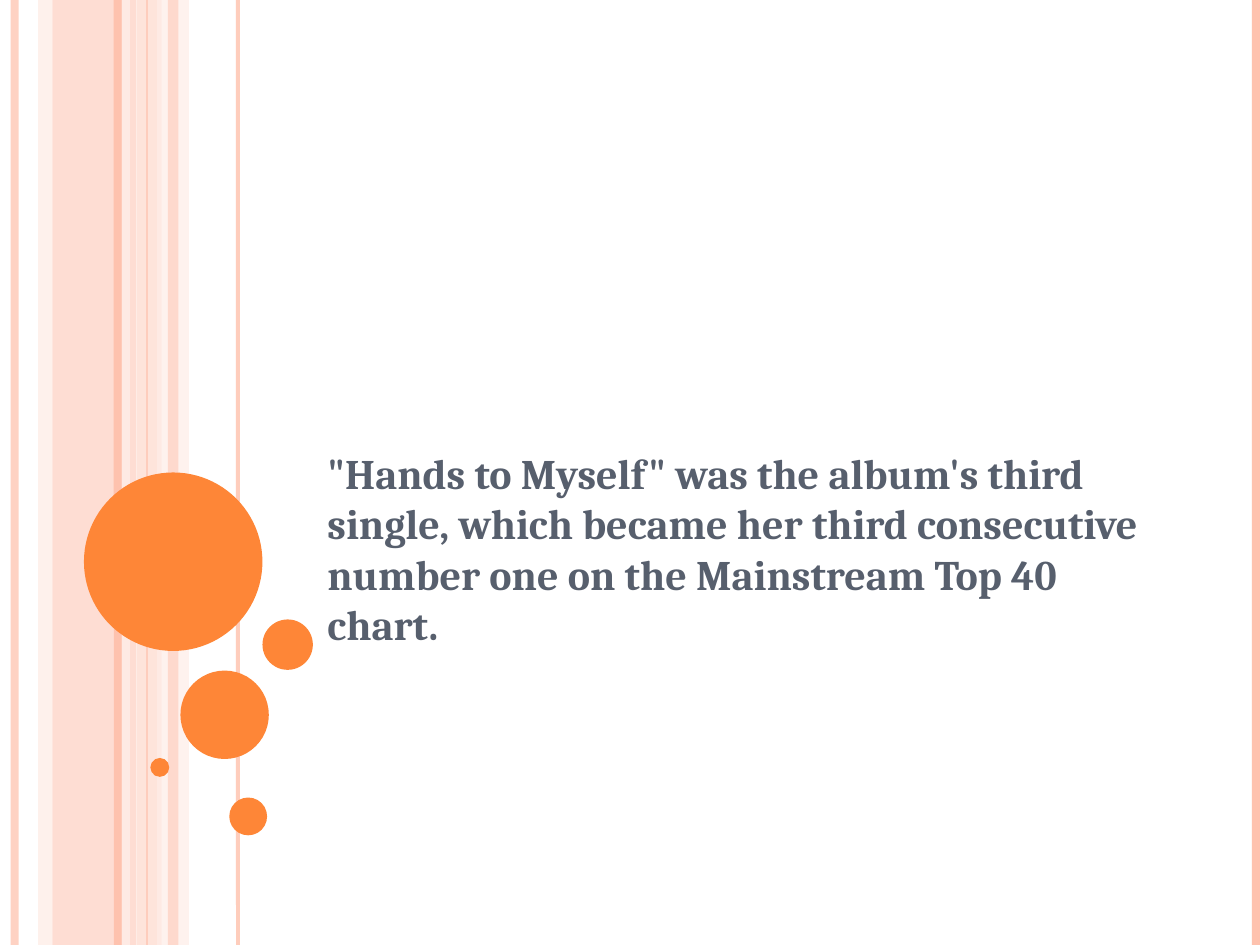
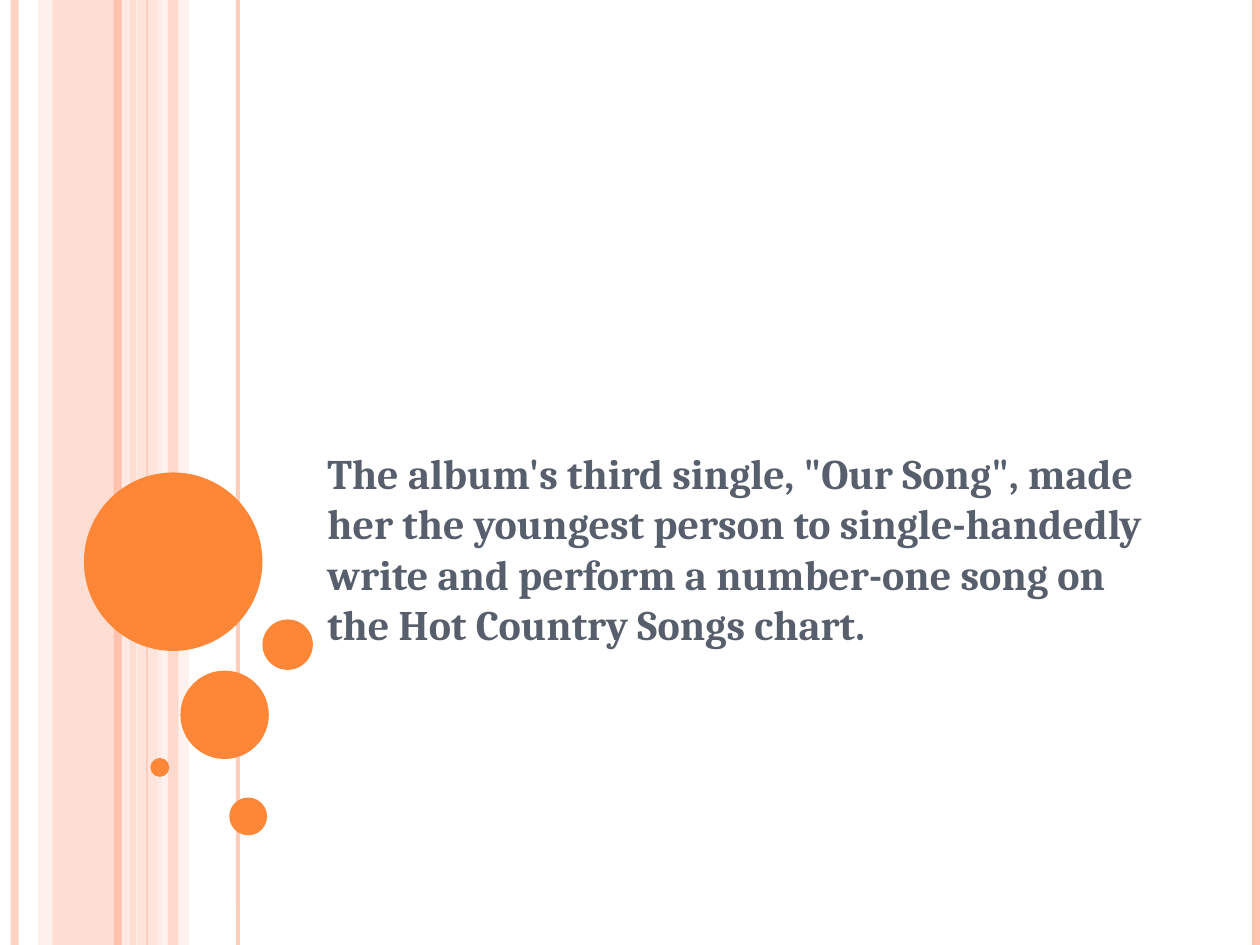
Before and after one commit to surabhi5/instant-ppt, a slide deck: slide 19 of output.pptx (slide 51 before the commit). Drawn at 1260x945 pixels with LibreOffice and Linux fonts; fonts in the diff are those of the drawing. Boxes give left, top, right and bottom in pixels: in the first picture for what was removed or moved away, otherwise in the second. Text is boxed around its words. In the diff, an @@ line names an element or a change of style, - is before the commit and + after.

```diff
--- a/output.pptx
+++ b/output.pptx
@@ subtitle at (327, 459, 1142, 649): text changed @@
-"Hands to Myself" was the album's third single, which became her third consecutive number one on the Mainstream Top 40 chart.
+The album's third single, "Our Song", made her the youngest person to single-handedly write and perform a number-one song on the Hot Country Songs chart.
```
Also in this commit, not shown: 27 other slides changed, 85 slides added, 55 slides removed, 1 other file.
